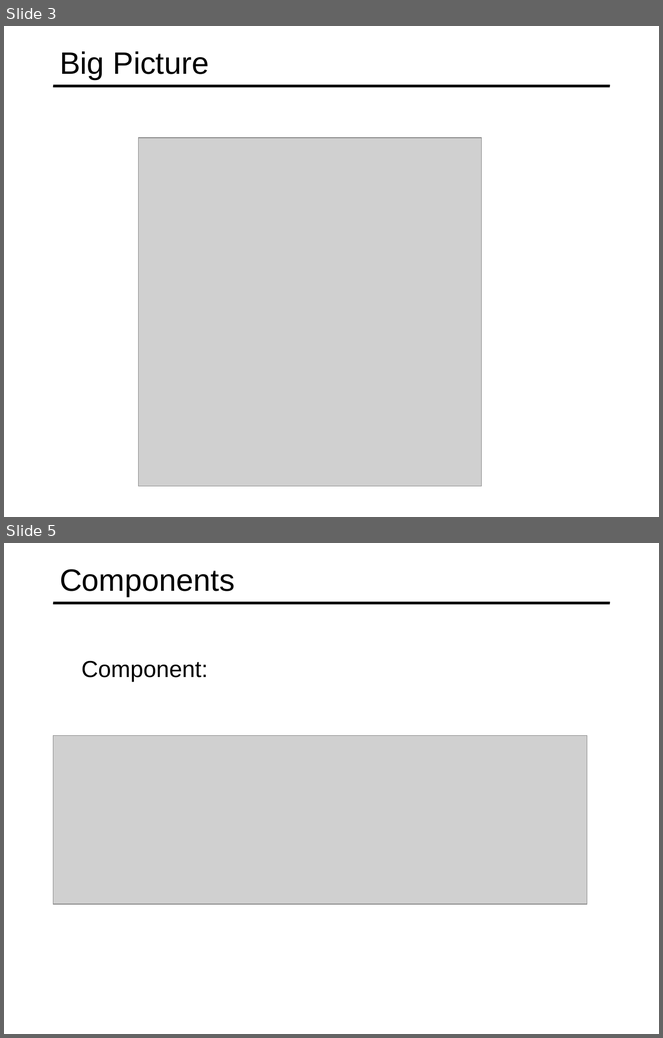
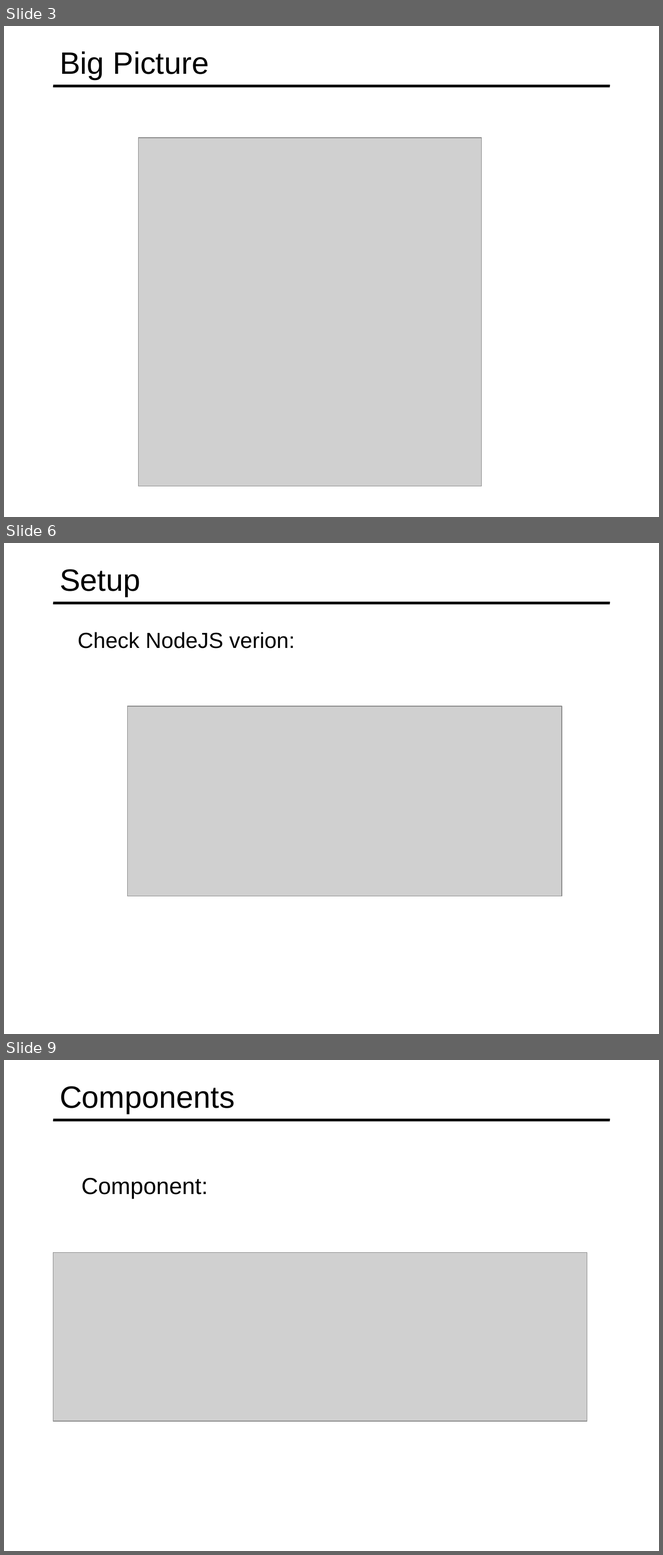
Before and after one commit to specter01wj/Jago_Link_Training, a slide deck: Angular/Angular12/Angular Advanced Course/Essentials/1.Fundamentals/L1_Fundamentals.ppt. Shown one above the other, each under a label of ours: slides 3 and 5 before the commit, slides 3, 6 and 9 after it; the slides between them are not shown. The pictures are 663x1038 and 663x1555 pixels, drawn with LibreOffice and Linux fonts; fonts in the diff are those of the drawing; grey boxes stand for pictures. Boxes give left, top, right and bottom in pixels: in the first picture for what was removed or moved away, otherwise in the second. Text is boxed around its words. In the diff, an @@ line names an element or a change of style, - is before the commit and + after.

```diff
--- a/Angular/Angular12/Angular Advanced Course/Essentials/1.Fundamentals/L1_Fundamentals.ppt
+++ b/Angular/Angular12/Angular Advanced Course/Essentials/1.Fundamentals/L1_Fundamentals.ppt
@@ slide 6 added at (4, 543, 659, 1034), background #FFFFFF; not listed: 1 template element that a slide beside it also shows @@
@@ title added at (60, 569, 140, 596), 34 pt, text #000000 @@
+Setup
@@ text added at (78, 632, 295, 649), 24 pt, text #000000 @@
+  Check NodeJS verion:
@@ picture added at (128, 706, 562, 896) @@
@@ what was slide 5 is now slide 9 @@
```
Also in this commit, not shown: 1 slide changed, 3 other slides added, 3 other files.
